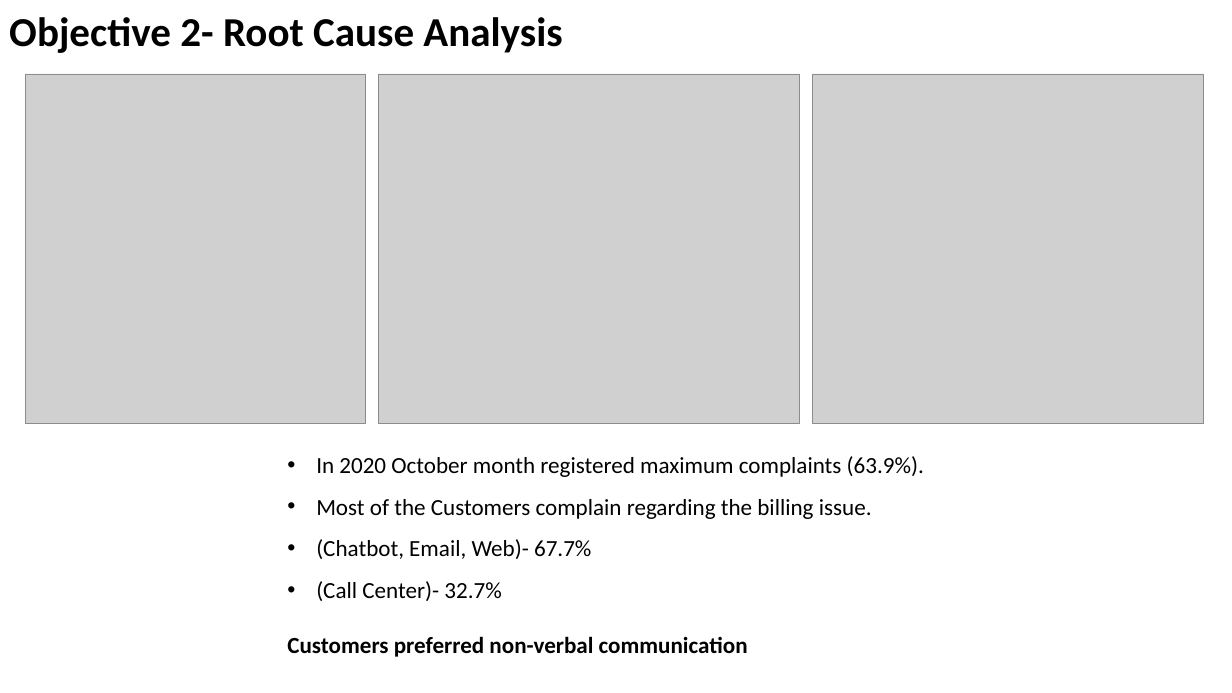
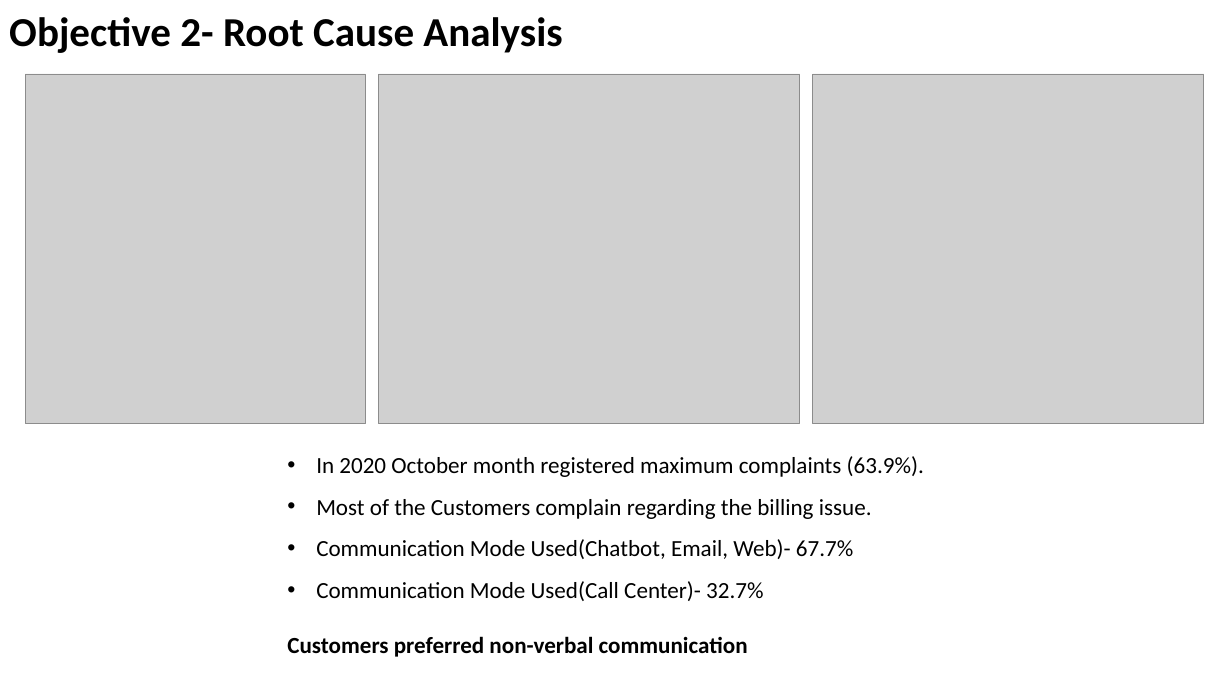
Before and after one commit to Aniruddhakhedkar/Analysis_of_Customer_Service_Data_for_an_E-commerce_Company_Nile, a slide deck: slide 5 of Findings_Analysis of Customer Service Data_E-commerce Company_Nile.pptx. Drawn at 1232x693 pixels with LibreOffice and Linux fonts; fonts in the diff are those of the drawing; grey boxes stand for pictures. Boxes give left, top, right and bottom in pixels: in the first picture for what was removed or moved away, otherwise in the second. Text is boxed around its words. In the diff, an @@ line names an element or a change of style, - is before the commit and + after.

Commit message:
Project_PPT

```diff
--- a/Findings_Analysis of Customer Service Data_E-commerce Company_Nile.pptx
+++ b/Findings_Analysis of Customer Service Data_E-commerce Company_Nile.pptx
@@ text at (x1=316, y1=539, x2=853, y2=601): text changed @@
-• (Chatbot, Email, Web)- 67.7%
-• (Call Center)- 32.7%
+• Communication Mode Used(Chatbot, Email, Web)- 67.7%
+• Communication Mode Used(Call Center)- 32.7%
```
